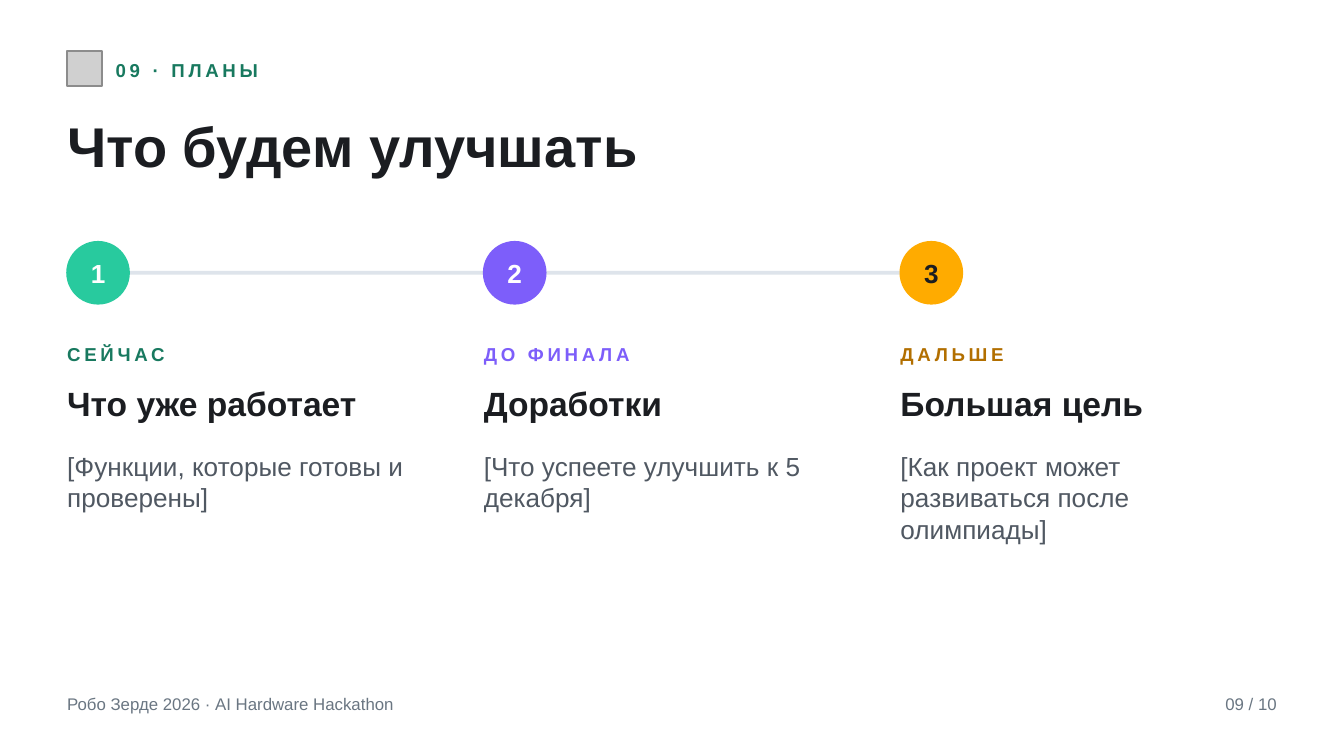
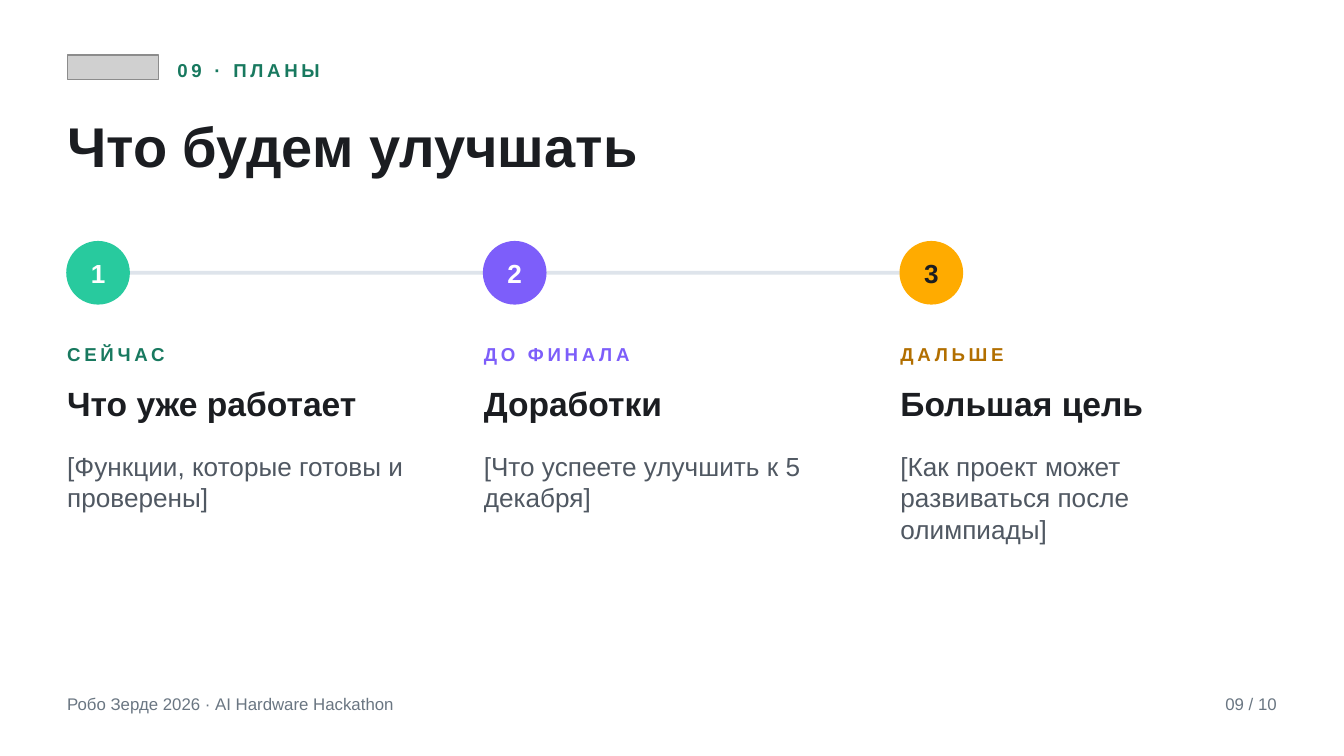
Before and after one commit to muslimipro/robozerde, a slide deck: slide 9 of files/robo-zerde-2026-ai-hardware-shablon.pptx. Drawn at 1344x756 pixels with LibreOffice and Linux fonts; fonts in the diff are those of the drawing; grey boxes stand for pictures. Boxes give left, top, right and bottom in pixels: in the first picture for what was removed or moved away, otherwise in the second. Text is boxed around its words. In the diff, an @@ line names an element or a change of style, - is before the commit and + after.

```diff
--- a/files/robo-zerde-2026-ai-hardware-shablon.pptx
+++ b/files/robo-zerde-2026-ai-hardware-shablon.pptx
@@ picture: place and size @@
-picture at bbox=[67, 51, 102, 86]
+picture at bbox=[67, 55, 159, 79]
@@ text "09 · ПЛАНЫ": place and size @@
-text "09 · ПЛАНЫ" at bbox=[116, 64, 257, 77]
+text "09 · ПЛАНЫ" at bbox=[177, 64, 319, 77]
```
Also in this commit, not shown: 9 other slides changed, 9 other files.
